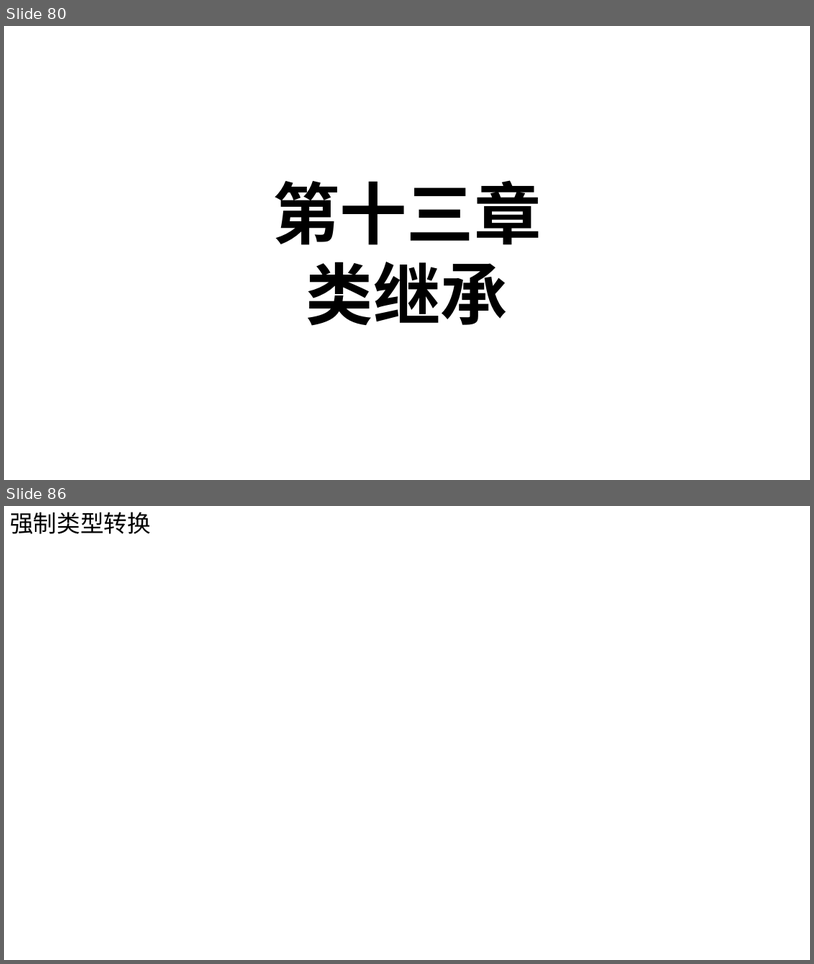
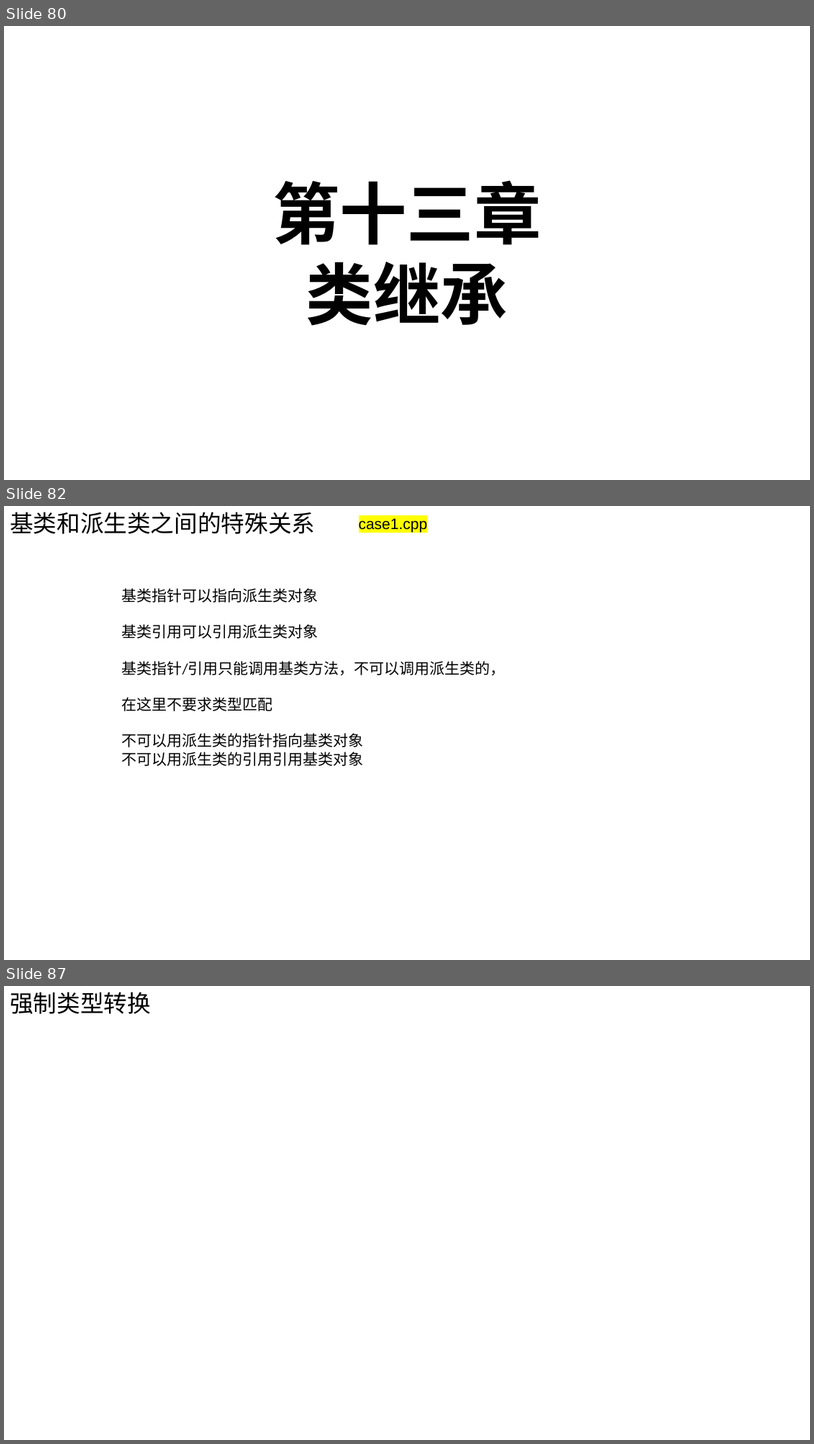
Before and after one commit to Chao200/CPP_Primer_Plus, a slide deck: C++ Primer Plus.pptx. Shown one above the other, each under a label of ours: slides 80 and 86 before the commit, slides 80, 82 and 87 after it; the slides between them are not shown. The pictures are 814x964 and 814x1444 pixels, drawn with LibreOffice and Linux fonts; fonts in the diff are those of the drawing. Boxes give left, top, right and bottom in pixels: in the first picture for what was removed or moved away, otherwise in the second. Text is boxed around its words. In the diff, an @@ line names an element or a change of style, - is before the commit and + after.

```diff
--- a/C++ Primer Plus.pptx
+++ b/C++ Primer Plus.pptx
@@ slide 82 added at [4,506,810,960], background #FFFFFF @@
@@ text added at [10,512,315,534], 28 pt, text #000000 @@
+基类和派生类之间的特殊关系
@@ text added at [359,517,428,532], 18 pt, text #000000 @@
+case1.cpp
@@ text added at [122,588,506,766], 18 pt, text #000000 @@
+基类指针可以指向派生类对象
+基类引用可以引用派生类对象
+基类指针/引用只能调用基类方法，不可以调用派生类的，
+在这里不要求类型匹配
+不可以用派生类的指针指向基类对象
+不可以用派生类的引用引用基类对象
@@ what was slide 86 is now slide 87 @@
```
Also in this commit, not shown: 5 other slides added, 5 slides removed.
